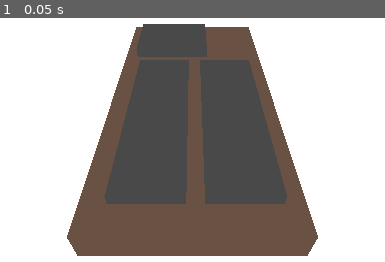
Above: before the commit, frame 1.
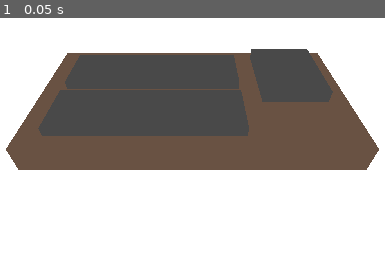
Above: after the commit, the same moment.

Repository: coehler200/ense481_CameronOehler
Game: Godot game, scene res://main.tscn
Same seed, same stepped clock (60 frames per second), same inputs: the game is played once before the commit and once after it.
Inputs:
- Up to frame 1 (0.05 s): no input

The runs differ from the first frame. In frame 1, 54% of the frame differs, in the area x 1-99%, y 2-98%.
Error before the commit: Invalid access to property or key 'r' on a base object of type 'Nil'. (res://http_req.gd:11)
Error after the commit: Invalid access to property or key 'r' on a base object of type 'Nil'. (res://http_req.gd:13)

Commit message:
Cube - Add RotationOffset to visualizer

Diff:
--- a/cube/visualizer/cubevisualizer/http_req.gd
+++ b/cube/visualizer/cubevisualizer/http_req.gd
@@ -1,16 +1,18 @@
 extends Node3D
 
 
+# Setup callback and make first request to flask server
 func _ready() -> void:
 	$HTTPRequest.request_completed.connect(_on_request_completed)
 	$HTTPRequest.request("http://127.0.0.1:8080")
 
 
+# On data received
 func _on_request_completed(result, response_code, headers, body):
-	var json = JSON.parse_string(body.get_string_from_utf8())
+	var json = JSON.parse_string(body.get_string_from_utf8()) # Parse response
 	var roll: float = json["r"]
 	var pitch: float = json["p"]
 	var heading: float = json["h"]
-	var orientation: Vector3 = Vector3(-pitch, heading, -roll)
+	var orientation: Vector3 = Vector3(-pitch, heading, -roll) # Set orientation of Node3D
 	rotation_degrees = orientation
 	$HTTPRequest.request("http://127.0.0.1:8080")
--- a/cube/visualizer/cubevisualizer/main.tscn
+++ b/cube/visualizer/cubevisualizer/main.tscn
@@ -20,26 +20,29 @@
 
 [node name="Node3D" type="Node3D"]
 
-[node name="Cube" type="Node3D" parent="."]
+[node name="RotationOffset" type="Node3D" parent="."]
+transform = Transform3D(-4.37114e-08, 0, -1, 0, 1, 0, 1, 0, -4.37114e-08, 0, 0, 0)
+
+[node name="Cube" type="Node3D" parent="RotationOffset"]
 script = ExtResource("1_ig7tw")
 
-[node name="MeshInstance3D" type="MeshInstance3D" parent="Cube"]
+[node name="MeshInstance3D" type="MeshInstance3D" parent="RotationOffset/Cube"]
 mesh = SubResource("BoxMesh_ig7tw")
 surface_material_override/0 = SubResource("StandardMaterial3D_0xm2m")
 
-[node name="MeshInstance3D2" type="MeshInstance3D" parent="Cube"]
+[node name="MeshInstance3D2" type="MeshInstance3D" parent="RotationOffset/Cube"]
 transform = Transform3D(1, 0, 0, 0, 1, 0, 0, 0, 1, -0.375893, 0.2673, -1.55342)
 mesh = SubResource("BoxMesh_h2yge")
 
-[node name="MeshInstance3D3" type="MeshInstance3D" parent="Cube"]
+[node name="MeshInstance3D3" type="MeshInstance3D" parent="RotationOffset/Cube"]
 transform = Transform3D(1, 0, 0, 0, 1, 0, 0, 0, 1, -0.485864, 0.251214, 0.628692)
 mesh = SubResource("BoxMesh_1bvp3")
 
-[node name="MeshInstance3D4" type="MeshInstance3D" parent="Cube"]
+[node name="MeshInstance3D4" type="MeshInstance3D" parent="RotationOffset/Cube"]
 transform = Transform3D(1, 0, 0, 0, 1, 0, 0, 0, 1, 0.555369, 0.251214, 0.628692)
 mesh = SubResource("BoxMesh_1bvp3")
 
-[node name="HTTPRequest" type="HTTPRequest" parent="Cube"]
+[node name="HTTPRequest" type="HTTPRequest" parent="RotationOffset/Cube"]
 timeout = 2.0
 
 [node name="WorldEnvironment" type="WorldEnvironment" parent="."]
Not shown, changed: cube/.settings/language.settings.xml
Not shown, changed: cube/Core/Inc/version.h
Not shown, changed: lab1/.settings/language.settings.xml
Not shown, changed: lab2/.settings/language.settings.xml
Not shown, changed: lab3/.settings/language.settings.xml
